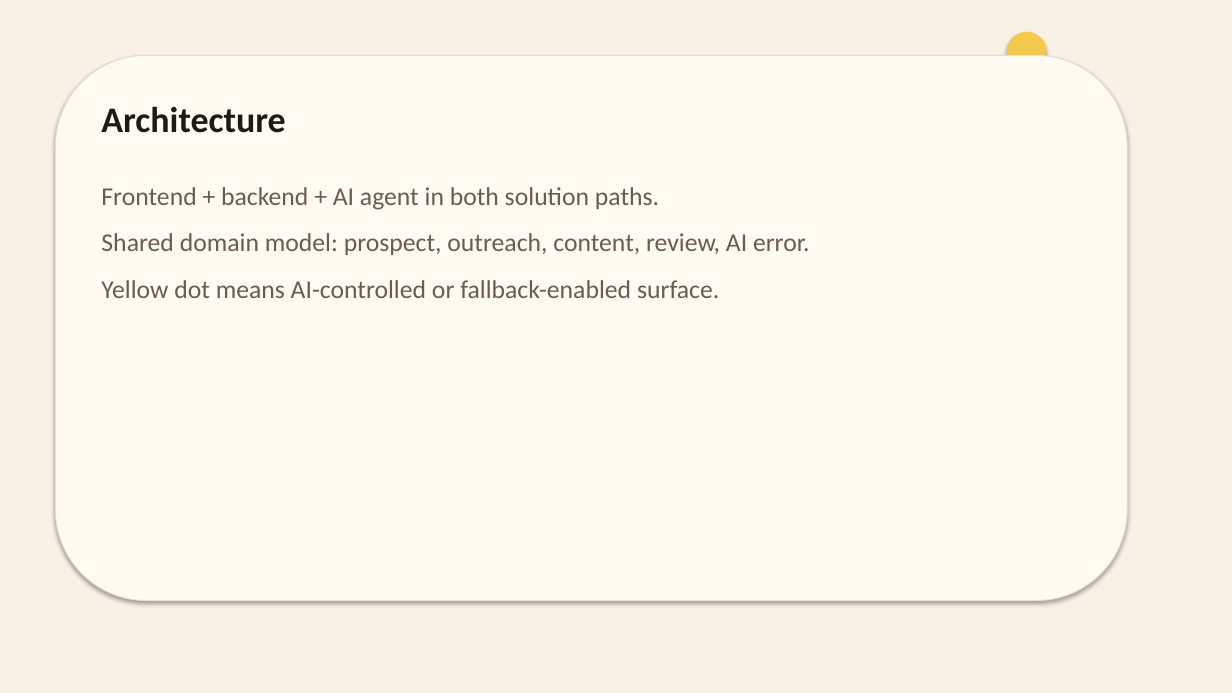
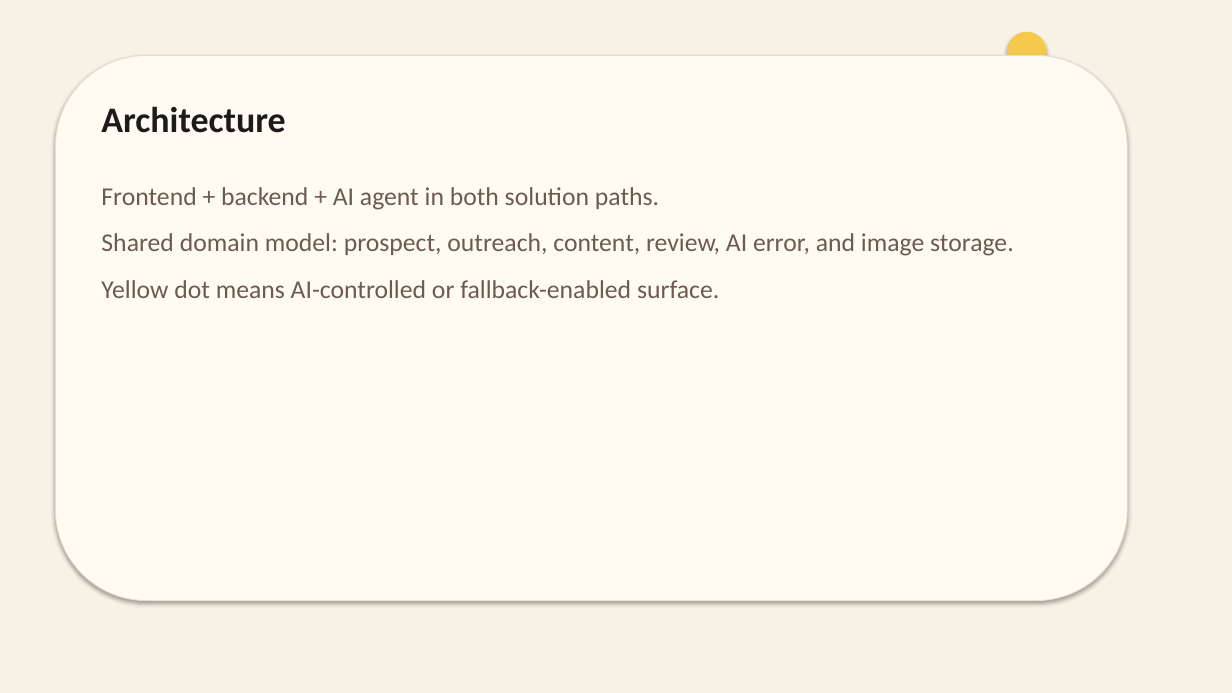
Before and after one commit to ba-00001/miamiaihackathon-team, a slide deck: slide 8 of docs/MaRe_Luxury_Growth_Engine.pptx. Drawn at 1232x693 pixels with LibreOffice and Linux fonts; fonts in the diff are those of the drawing. Boxes give left, top, right and bottom in pixels: in the first picture for what was removed or moved away, otherwise in the second. Text is boxed around its words. In the diff, an @@ line names an element or a change of style, - is before the commit and + after.

```diff
--- a/docs/MaRe_Luxury_Growth_Engine.pptx
+++ b/docs/MaRe_Luxury_Growth_Engine.pptx
@@ text at bbox=[101, 233, 1014, 256]: text changed @@
-Shared domain model: prospect, outreach, content, review, AI error.
+Shared domain model: prospect, outreach, content, review, AI error, and image storage.
```
Also in this commit, not shown: 2 other slides changed, 42 other files.
